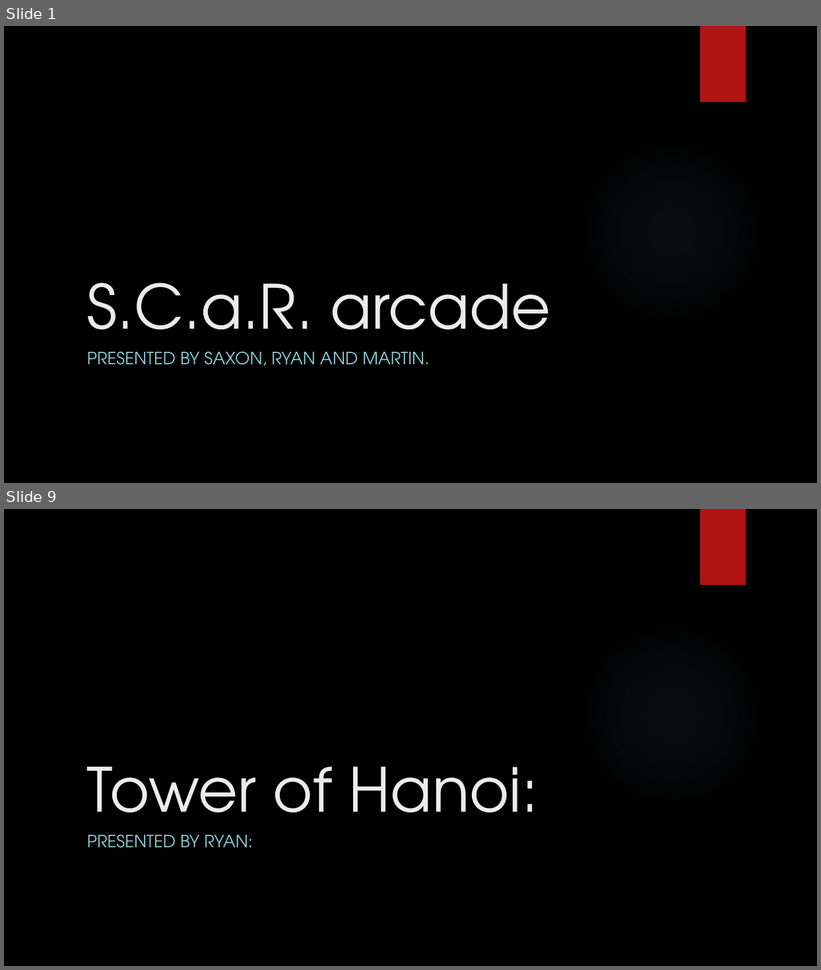
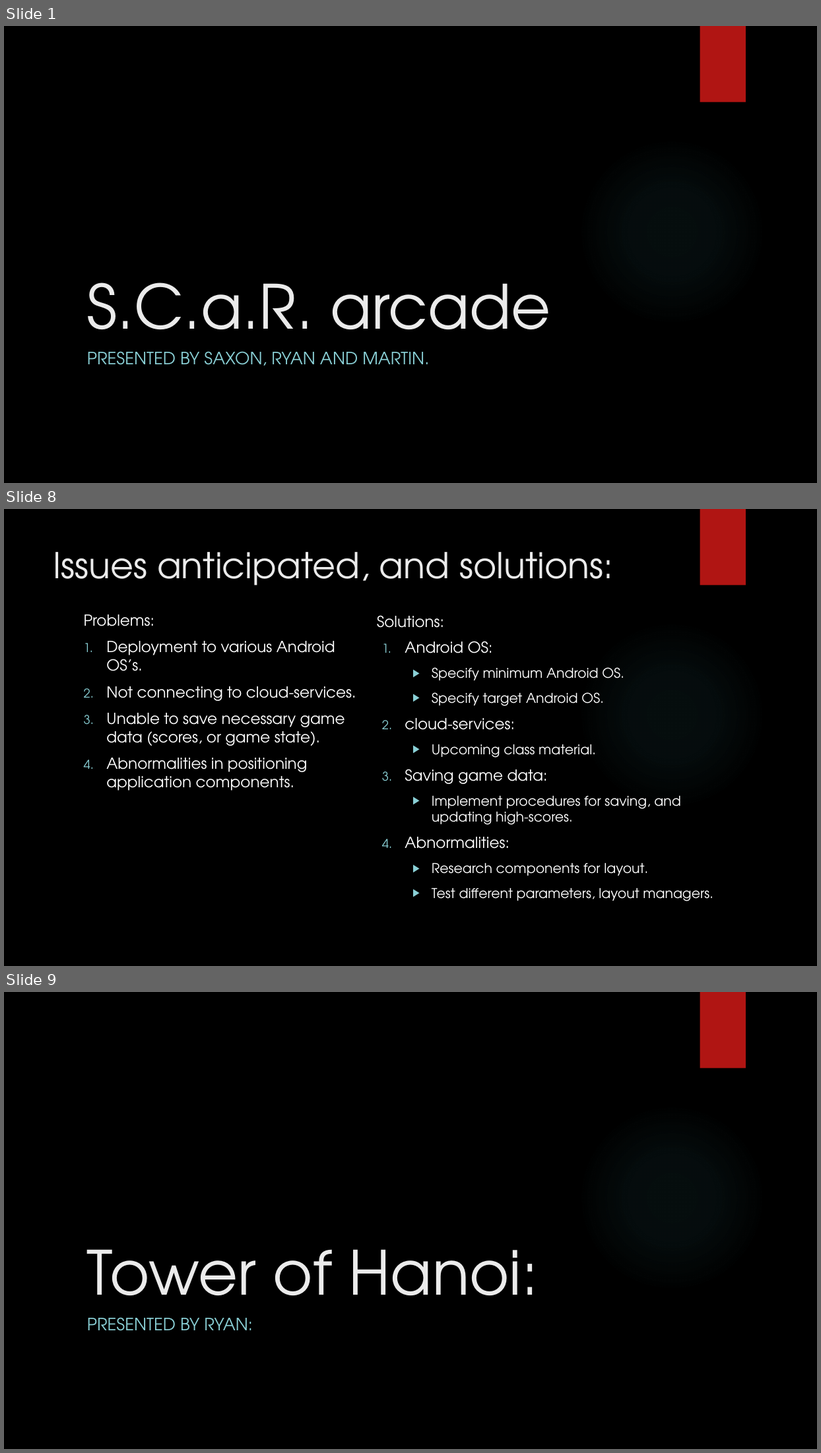
Before and after one commit to IgnitionOrk/SCaR_Arcade, a slide deck: SCaRArcade.pptx. Shown one above the other, each under a label of ours: slides 1 and 9 before the commit, slides 1, 8 and 9 after it; the slides between them are not shown. The pictures are 821x970 and 821x1453 pixels, drawn with LibreOffice and Linux fonts; fonts in the diff are those of the drawing; background and template pictures are left out. Boxes give left, top, right and bottom in pixels: in the first picture for what was removed or moved away, otherwise in the second. Text is boxed around its words. In the diff, an @@ line names an element or a change of style, - is before the commit and + after.

```diff
--- a/SCaRArcade.pptx
+++ b/SCaRArcade.pptx
@@ slide 8 added at bbox=[4, 509, 817, 966], background picture (left out); not listed: 2 template elements that a slide beside it also shows @@
@@ title added at bbox=[54, 552, 614, 586], 42 pt, text #EBEBEB @@
+Issues anticipated, and solutions:
@@ text added at bbox=[84, 615, 154, 626], 18 pt, text #FFFFFF @@
+Problems:
@@ text added at bbox=[377, 615, 444, 628], 18 pt, text #FFFFFF @@
+Solutions:
@@ text added at bbox=[106, 641, 356, 791], 18 pt, text #FFFFFF @@
+1. Deployment to various Android OS’s.
+2. Not connecting to cloud-services.
+3. Unable to save necessary game data (scores, or game state).
+4. Abnormalities in positioning application components.
@@ text added at bbox=[405, 641, 714, 902], 16 pt, text #FFFFFF @@
+1. Android OS:
+  ▶ Specify minimum Android OS.
+  ▶ Specify target Android OS.
+2. cloud-services:
+  ▶ Upcoming class material.
+3. Saving game data:
+  ▶ Implement procedures for saving, and updating high-scores.
+4. Abnormalities:
+  ▶ Research components for layout.
+  ▶ Test different parameters, layout managers.
```
Also in this commit, not shown: 7 slides changed, 4 other slides added.
